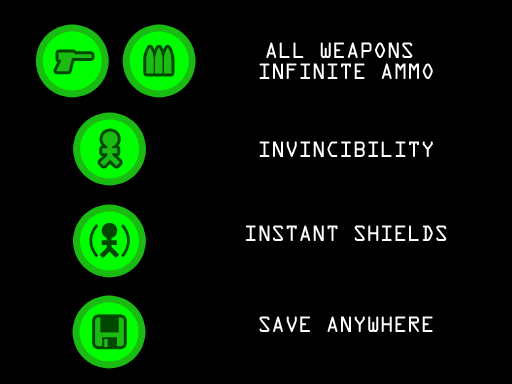
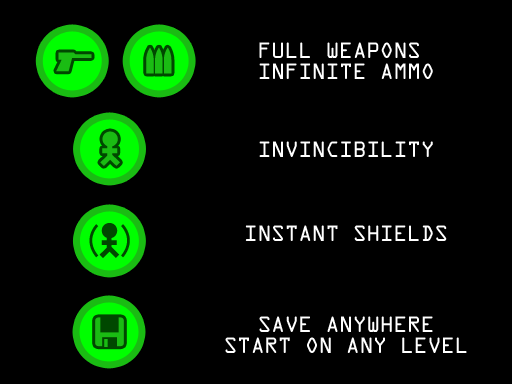
Layered file, before and after one edit (w=512, h=384). Changes by layer:
painted on "Save" over [225, 337, 467, 353]
renamed "All Weapons Infinite ammo" to "Full Weapons Infinite ammo", painted on it over [259, 42, 419, 58]
